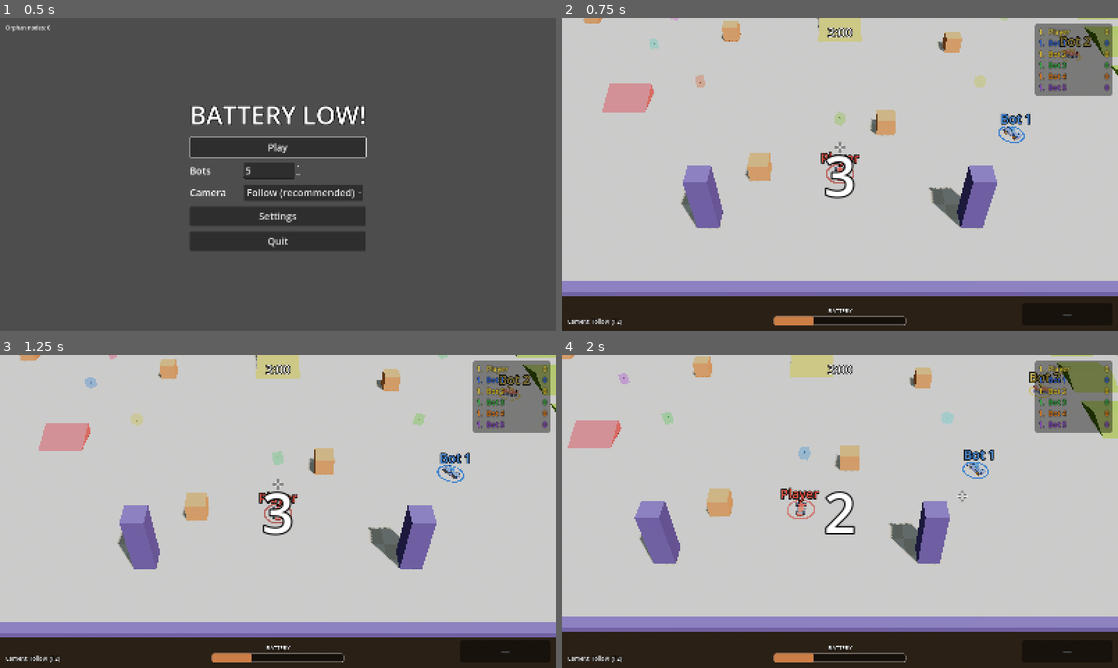
Above: before the commit, frames 1-4 (two rows, left to right).
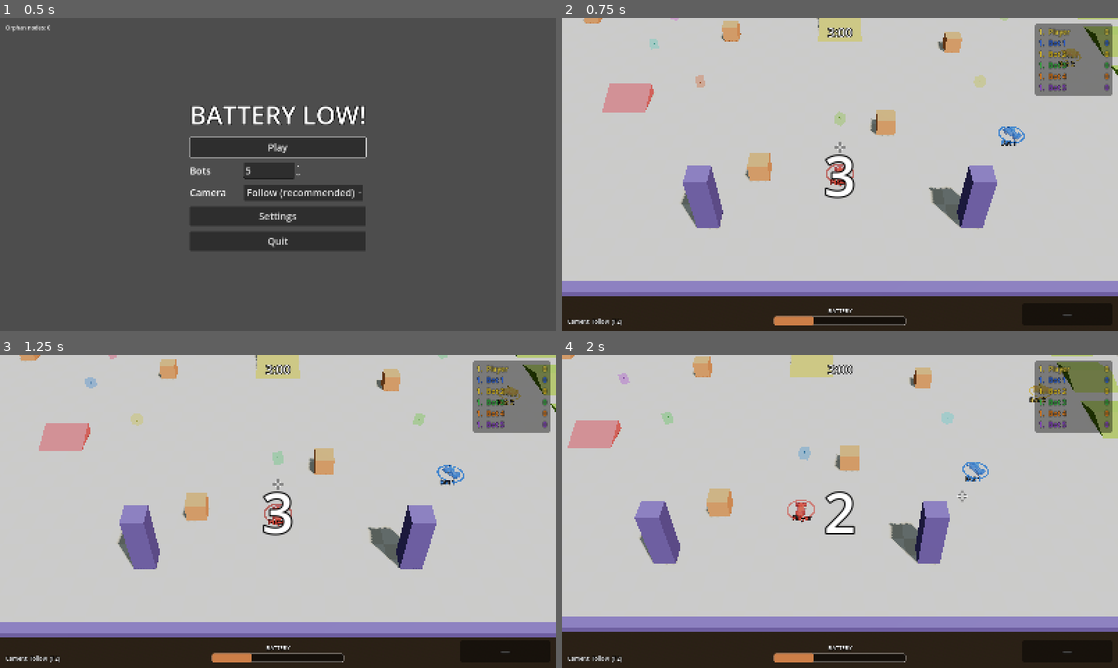
Above: after the commit, the same moments.

Repository: ddomnik/battery-low-rc
Game: Godot game, scene res://main/main.tscn
Two runs of this game, one before a commit and one after it. Both use one fixed random seed, a clock stepped at 60 frames per second and the inputs below.
Inputs (mouse positions are in pixels of both pictures, inside the frame that each line leads up to):
- Up to frame 1 (0.5 s): no input
- Up to frame 2 (0.75 s): click "Play" at 0.5 s
- Up to frame 3 (1.25 s): no input
- Up to frame 4 (2 s): tap Enter at 1.25 s; move the mouse to (962, 495) at 1.27 s; hold D (move_right) from 1.28 s (still down); hold Shift (boost) from 1.28 s (still down); click (962, 495) at 1.42 s

Frame 1 is identical in both runs. In frame 2, 0.6% of the frame differs, in the area x 46-96%, y 5-54%; in frame 3, 0.6%; in frame 4, 0.8%, in the area x 39-90%, y 5-54%.

Commit message:
hidden shader

Diff:
--- a/arena/arena_builder.gd
+++ b/arena/arena_builder.gd
@@ -2,16 +2,19 @@
 ## Static helpers that build blockout geometry in code. All bodies: layer WORLD, mask 0.
 
 const ROUGHNESS := 0.8
+const CUTOUT_SHADER: Shader = preload("res://arena/shaders/cutout.gdshader")
 
-static var _materials: Dictionary = {}   # Color → StandardMaterial3D, shared across matches
+static var _materials: Dictionary = {}   # Color → ShaderMaterial, shared across matches
 
-## One cached material per color.
-static func material(color: Color) -> StandardMaterial3D:
-	var m: StandardMaterial3D = _materials.get(color)
+## One cached material per color. Uses the occlusion-cutout shader, so these objects open up when they stand
+## between the camera and the local car (§10.1). The floor uses its own checker material and is never cut.
+static func material(color: Color) -> ShaderMaterial:
+	var m: ShaderMaterial = _materials.get(color)
 	if m == null:
-		m = StandardMaterial3D.new()
-		m.albedo_color = color
-		m.roughness = ROUGHNESS
+		m = ShaderMaterial.new()
+		m.shader = CUTOUT_SHADER
+		m.set_shader_parameter("albedo", color)
+		m.set_shader_parameter("roughness", ROUGHNESS)
 		_materials[color] = m
 	return m
 
--- /dev/null
+++ b/arena/shaders/cutout.gdshader
@@ -0,0 +1,39 @@
+shader_type spatial;
+// Arena material with an occlusion cutout (§10.1): fragments between the camera and the local car, within
+// cutout_radius of the camera→car line, are thinned out with a 4×4 Bayer dither (screen-door transparency).
+// cutout_strength = share of fragments removed in the center (0.7 → 70 % transparent); it fades toward the edge.
+// CameraRig only raises cutout_strength while the car is actually hidden.
+// Only geometry above the bottom of the car is cut, so the ground the car drives on never gets a hole.
+// focus_car_pos / cutout_radius are global shader parameters, set every frame by CameraRig.
+
+uniform vec3 albedo : source_color = vec3(1.0);
+uniform float roughness = 0.8;
+global uniform vec3 focus_car_pos;
+global uniform float cutout_radius;
+global uniform float cutout_strength;
+const float CAR_BOTTOM = 0.3;   // below the car origin (body bottom at rest ≈ 0.25)
+
+float bayer4(vec2 p) {
+	int x = int(mod(p.x, 4.0));
+	int y = int(mod(p.y, 4.0));
+	float m[16] = float[16](0.0, 8.0, 2.0, 10.0, 12.0, 4.0, 14.0, 6.0, 3.0, 11.0, 1.0, 9.0, 15.0, 7.0, 13.0, 5.0);
+	return (m[y * 4 + x] + 0.5) / 16.0;
+}
+
+void fragment() {
+	if (cutout_radius > 0.0 && cutout_strength > 0.0) {
+		vec3 world_frag = (INV_VIEW_MATRIX * vec4(VERTEX, 1.0)).xyz;
+		vec3 cam = INV_VIEW_MATRIX[3].xyz;
+		vec3 to_car = focus_car_pos - cam;
+		float t = dot(world_frag - cam, to_car) / dot(to_car, to_car);   // 0 = camera, 1 = car
+		float d = distance(world_frag, cam + to_car * clamp(t, 0.0, 1.0));
+		if (t < 0.97 && d < cutout_radius && world_frag.y > focus_car_pos.y - CAR_BOTTOM) {
+			float removed = cutout_strength * (1.0 - smoothstep(cutout_radius * 0.7, cutout_radius, d));
+			if (bayer4(FRAGCOORD.xy) < removed) {
+				discard;
+			}
+		}
+	}
+	ALBEDO = albedo;
+	ROUGHNESS = roughness;
+}
--- a/autoload/game.gd
+++ b/autoload/game.gd
@@ -16,6 +16,7 @@
 var _main: Main = null
 
 func _ready() -> void:
+	_register_shader_globals()
 	audio = AudioDirector.new()
 	audio.name = "Audio"
 	add_child(audio)
@@ -52,6 +53,13 @@
 	tw.tween_interval(TOAST_TIME)
 	tw.tween_property(label, "modulate:a", 0.0, TOAST_FADE)
 	tw.tween_callback(layer.queue_free)
+
+## Global shader parameters for the occlusion cutout (§10.1). Registered in code (not project.godot) before any
+## arena material compiles; CameraRig updates them every frame.
+func _register_shader_globals() -> void:
+	RenderingServer.global_shader_parameter_add(&"focus_car_pos", RenderingServer.GLOBAL_VAR_TYPE_VEC3, Vector3.ZERO)
+	RenderingServer.global_shader_parameter_add(&"cutout_radius", RenderingServer.GLOBAL_VAR_TYPE_FLOAT, 0.0)
+	RenderingServer.global_shader_parameter_add(&"cutout_strength", RenderingServer.GLOBAL_VAR_TYPE_FLOAT, 0.0)
 
 func _apply_window_mode() -> void:
 	if DisplayServer.get_name() == "headless":
--- a/camera/camera_rig.gd
+++ b/camera/camera_rig.gd
@@ -25,6 +25,9 @@
 @export var shake_decay: float = 1.6
 @export var shake_max_offset: float = 0.6
 @export var shake_noise_speed: float = 60.0
+@export var cutout_radius: float = 3.5        # occlusion cutout around the camera→car line (m); 0 = off
+@export var cutout_transparency: float = 0.7  # how see-through the cut area gets (0..1)
+@export var cutout_fade_speed: float = 8.0    # 1/s; fade in / out when the car gets hidden / visible
 
 var target: Car = null
 var aim_point: Vector3 = Vector3.ZERO # written by PlayerInput
@@ -39,6 +42,8 @@
 var _trauma: float = 0.0
 var _noise: FastNoiseLite = FastNoiseLite.new()
 var _time: float = 0.0
+var _car_hidden: bool = false
+var _cutout_amount: float = 0.0       # 0..1, faded toward _car_hidden
 
 static func mode_label(m: Mode) -> String:
 	return "Follow" if m == Mode.FOLLOW else "Classic (fixed)"
@@ -84,6 +89,24 @@
 		_yaw = _goal_yaw
 		rotation.y = _yaw
 
+func _exit_tree() -> void:
+	RenderingServer.global_shader_parameter_set(&"cutout_strength", 0.0)   # no match → nothing is cut
+
+## Is the car hidden behind world geometry? Rays from the camera to the car's center, nose and tail
+## (physics queries belong in physics ticks; _process fades the cutout from the result).
+func _physics_process(_delta: float) -> void:
+	_car_hidden = false
+	if target == null or not is_instance_valid(target) or camera == null:
+		return
+	var space := get_world_3d().direct_space_state
+	var from := camera.global_position
+	var xf := target.global_transform
+	for local: Vector3 in [Vector3(0.0, 0.4, 0.0), Vector3(0.0, 0.2, -0.9), Vector3(0.0, 0.2, 0.9)]:
+		var hit := space.intersect_ray(PhysicsRayQueryParameters3D.create(from, xf * local, Layers.WORLD))
+		if not hit.is_empty():
+			_car_hidden = true
+			return
+
 func add_trauma(amount: float) -> void:
 	_trauma = clampf(_trauma + amount, 0.0, 1.0)
 
@@ -112,6 +135,10 @@
 	var y := lerpf(_focus.y, goal.y, 1.0 - exp(-height_sharpness * delta))
 	_focus = Vector3(xz.x, y, xz.y)
 	global_position = _focus + _aim_lookahead
+	_cutout_amount = move_toward(_cutout_amount, 1.0 if _car_hidden else 0.0, delta * cutout_fade_speed)
+	RenderingServer.global_shader_parameter_set(&"focus_car_pos", car_pos)
+	RenderingServer.global_shader_parameter_set(&"cutout_radius", cutout_radius)
+	RenderingServer.global_shader_parameter_set(&"cutout_strength", cutout_transparency * _cutout_amount)
 
 	_time += delta
 	_trauma = maxf(_trauma - shake_decay * delta, 0.0)
--- a/car/car_visual.gd
+++ b/car/car_visual.gd
@@ -9,55 +9,57 @@
 ## Bots cycle through these so cars are easy to tell apart (all have exactly four wheel nodes).
 const BOT_MODELS: Array[String] = ["race-future", "sedan-sports", "hatchback-sports", "police", "race"]
 
-const STEER_VISUAL_ANGLE := 0.5        # front-wheel turn (rad) at full steer
+const STEER_VISUAL_ANGLE := 0.5 # front-wheel turn (rad) at full steer
 const STEER_SHARPNESS := 12.0
 const RING_INNER := 1.25
 const RING_OUTER := 1.45
 const RING_FLATTEN := 0.05
-const RING_LIFT := 0.03                # above the ground at rest
+const RING_LIFT := 0.03 # above the ground at rest
 const LOCAL_RING_LIGHTEN := 0.3
 const LOCAL_PULSE_SPEED := 3.0
 const LOCAL_PULSE_DEPTH := 0.2
-const LABEL_HEIGHT := 1.6
+const LABEL_HEIGHT := -1.8
 const LABEL_FONT_SIZE := 32
 const LABEL_OUTLINE_SIZE := 10
-const LABEL_PIXEL_SIZE := 0.0008       # fixed_size labels: world units per pixel at 1 m from the camera
+const LABEL_PIXEL_SIZE := 0.0004 # fixed_size labels: world units per pixel at 1 m from the camera
 const TURRET_BASE_RADIUS := 0.22
 const TURRET_BASE_HEIGHT := 0.15
 const BARREL_SIZE := Vector3(0.12, 0.12, 0.6)
 const TURRET_SHARPNESS := 12.0
-const DEFAULT_ROOF_Y := 0.25           # turret height when no model is loaded (chassis box top)
+const DEFAULT_ROOF_Y := 0.25 # turret height when no model is loaded (chassis box top)
 const SMOKE_COLOR := Color(0.9, 0.9, 0.9, 0.55)
 const SMOKE_SIZE := 0.7
-const SMOKE_LIFT := 0.1               # above the ground under the rear wheels
+const SMOKE_LIFT := 0.1 # above the ground under the rear wheels
 const EXHAUST_SHADER: Shader = preload("res://car/exhaust.gdshader")
-const FLAME_COLOR := Color(0.55, 0.8, 1.0)          # blue sparks streaming out of the exhaust
+const XRAY_SHADER: Shader = preload("res://car/xray.gdshader")
+const XRAY_ALPHA := 0.55
+const FLAME_COLOR := Color(0.55, 0.8, 1.0) # blue sparks streaming out of the exhaust
 const FLAME_FADE_COLOR := Color(0.15, 0.3, 1.0, 0.0)
 const FLAME_SIZE := 0.3
-const FLAME_OFFSET := Vector3(0.0, -0.15, 1.05)   # rear center, car-local
-const EXHAUST_OUTER := Vector2(0.24, 1.4)         # cone base radius, length
+const FLAME_OFFSET := Vector3(0.0, -0.15, 1.05) # rear center, car-local
+const EXHAUST_OUTER := Vector2(0.24, 1.4) # cone base radius, length
 const EXHAUST_OUTER_COLOR := Color(0.25, 0.5, 1.0)
 const EXHAUST_CORE := Vector2(0.11, 0.8)
 const EXHAUST_CORE_COLOR := Color(0.7, 0.9, 1.0)
-const EXHAUST_FADE_SPEED := 10.0                  # cone grows / shrinks this fast (per second) when boost starts / stops
+const EXHAUST_FADE_SPEED := 10.0 # cone grows / shrinks this fast (per second) when boost starts / stops
 const EXHAUST_FLICKER_SPEED := 37.0
 const EXHAUST_FLICKER := 0.15
 const SHADOW_SIZE := Vector3(1.6, 12.0, 2.4)
-const ENGINE_PITCH_IDLE := 0.8        # engine pitch at standstill …
-const ENGINE_PITCH_TOP := 1.6         # … and at boost top speed
-const AIR_PITCH_EXTRA := 0.25         # the airborne motor revs a bit higher on top
-const ENGINE_DB_LOCAL := -6.0         # your car
-const ENGINE_DB_OTHER := -15.0        # everyone else (ten engines at once get loud)
-const ENGINE_FADE := 8.0              # 1/s; ground ↔ air engine cross-fade
+const ENGINE_PITCH_IDLE := 0.8 # engine pitch at standstill …
+const ENGINE_PITCH_TOP := 1.6 # … and at boost top speed
+const AIR_PITCH_EXTRA := 0.25 # the airborne motor revs a bit higher on top
+const ENGINE_DB_LOCAL := -6.0 # your car
+const ENGINE_DB_OTHER := -15.0 # everyone else (ten engines at once get loud)
+const ENGINE_FADE := 8.0 # 1/s; ground ↔ air engine cross-fade
 const BOOST_DB := -4.0
 const DRIFT_DB := -8.0
-const SOUND_UNIT_SIZE := 30.0         # the camera listens from ~50 m away
+const SOUND_UNIT_SIZE := 30.0 # the camera listens from ~50 m away
 const SILENT_DB := -60.0
-const SHADOW_TOP := 2.0                # the decal box spans 2 m above to 10 m below the car
+const SHADOW_TOP := 2.0 # the decal box spans 2 m above to 10 m below the car
 const SHADOW_ALPHA := 0.55
 const SHADOW_TEXTURE_SIZE := 64
 
-@export var model_yaw_deg: float = 180.0   # glTF models face +Z, our forward is −Z
+@export var model_yaw_deg: float = 180.0 # glTF models face +Z, our forward is −Z
 @export var visual_length: float = 2.0
 
 var car: Car = null
@@ -76,11 +78,12 @@
 var _pivot_base: Array[Vector3] = []
 var _wheel_spin_sign: float = 1.0
 var _visual_wheel_radius: float = 0.3
-var _rest_spring: float = 0.0          # rest length minus sag
+var _rest_spring: float = 0.0 # rest length minus sag
 var _ring_mat: StandardMaterial3D = null
 var _base_color: Color = Color.WHITE
 var _is_local: bool = false
 var _shadow: Decal = null
+var _label: Label3D = null
 var _smoke: Array[GPUParticles3D] = []
 var _flame: GPUParticles3D = null
 var _exhaust: Node3D = null
@@ -90,7 +93,7 @@
 var _engine_air: AudioStreamPlayer3D = null
 var _boost_sound: AudioStreamPlayer3D = null
 var _drift_sound: AudioStreamPlayer3D = null
-var _air_mix: float = 0.0             # 0 = ground engine, 1 = airborne engine
+var _air_mix: float = 0.0 # 0 = ground engine, 1 = airborne engine
 var _engine_db: float = ENGINE_DB_OTHER
 var _time: float = 0.0
 
@@ -152,6 +155,8 @@
 	if _flame != null and _flame.emitting != car.is_boosting:
 		_flame.emitting = car.is_boosting
 	_update_exhaust(delta)
+	if _label != null:
+		_label.visible = Settings.show_name_labels
 	_update_sounds(delta)
 	if _is_local and _ring_mat != null:
 		var c := _base_color.lightened(LOCAL_RING_LIGHTEN)
@@ -172,9 +177,13 @@
 		push_warning("CarVisual: model has no meshes")
 		return DEFAULT_ROOF_Y
 	var aabb := _in_model(meshes[0]) * meshes[0].get_aabb()
+	var xray := ShaderMaterial.new()   # silhouette in the player color where the car is hidden (§10.1)
+	xray.shader = XRAY_SHADER
+	xray.set_shader_parameter("color", Color(_base_color, XRAY_ALPHA))
 	for mi in meshes:
 		aabb = aabb.merge(_in_model(mi) * mi.get_aabb())
 		mi.layers = Layers.RENDER_CARS
+		mi.material_overlay = xray
 
 	var rot := Basis(Vector3.UP, deg_to_rad(model_yaw_deg))
 	var rotated := Transform3D(rot, Vector3.ZERO) * aabb
@@ -299,6 +308,7 @@
 
 func _build_label() -> void:
 	var label := Label3D.new()
+	_label = label
 	label.name = "NameLabel"
 	label.text = car.display_name if car != null else ""
 	label.billboard = BaseMaterial3D.BILLBOARD_ENABLED
@@ -338,7 +348,7 @@
 # --- Particles: drift smoke at the rear wheels, boost flame at the rear --------------------------
 
 func _build_particles(tuning: CarTuning, ground_y: float) -> void:
-	for i: int in [2, 3]:   # rear-left, rear-right
+	for i: int in [2, 3]: # rear-left, rear-right
 		var m: Vector3 = tuning.wheel_mounts[i]
 		var smoke_ramp := Gradient.new()
 		smoke_ramp.set_color(0, SMOKE_COLOR)
@@ -349,7 +359,7 @@
 		pm.spread = 40.0
 		pm.initial_velocity_min = 0.4
 		pm.initial_velocity_max = 1.2
-		pm.gravity = Vector3(0.0, 0.6, 0.0)   # drifts upward
+		pm.gravity = Vector3(0.0, 0.6, 0.0) # drifts upward
 		pm.scale_min = 0.6
 		pm.scale_max = 1.2
 		smoke.amount = 32
@@ -361,7 +371,7 @@
 	flame_ramp.set_color(1, FLAME_FADE_COLOR)
 	_flame = _particles("BoostFlame", FLAME_OFFSET, FLAME_SIZE, flame_ramp, true)
 	var fm := _flame.process_material as ParticleProcessMaterial
-	fm.direction = Vector3.BACK          # out of the rear (+Z car-local)
+	fm.direction = Vector3.BACK # out of the rear (+Z car-local)
 	fm.spread = 10.0
 	fm.initial_velocity_min = 3.0
 	fm.initial_velocity_max = 6.0
@@ -384,7 +394,7 @@
 
 func _add_cone(size: Vector2, color: Color) -> void:
 	var cone := CylinderMesh.new()
-	cone.top_radius = 0.0          # tip, ends up pointing out of the rear
+	cone.top_radius = 0.0 # tip, ends up pointing out of the rear
 	cone.bottom_radius = size.x
 	cone.height = size.y
 	cone.cap_top = false
@@ -399,8 +409,8 @@
 	var mi := MeshInstance3D.new()
 	mi.mesh = cone
 	mi.material_override = mat
-	mi.rotation.x = PI * 0.5       # mesh +Y (tip) → car +Z (backwards)
-	mi.position.z = size.y * 0.5   # base at the nozzle
+	mi.rotation.x = PI * 0.5 # mesh +Y (tip) → car +Z (backwards)
+	mi.position.z = size.y * 0.5 # base at the nozzle
 	mi.layers = Layers.RENDER_CARS
 	mi.cast_shadow = GeometryInstance3D.SHADOW_CASTING_SETTING_OFF
 	_exhaust.add_child(mi)
--- /dev/null
+++ b/car/xray.gdshader
@@ -0,0 +1,22 @@
+shader_type spatial;
+// X-ray silhouette (§10.1): an overlay pass on car meshes that draws a flat player-colored silhouette only where
+// the car is hidden behind other geometry. Visible parts are discarded by comparing this fragment's view depth
+// with the scene depth; the margin ignores the car's own parts covering each other.
+
+render_mode unshaded, depth_test_disabled, depth_draw_never, cull_back, shadows_disabled;
+
+uniform sampler2D depth_texture : hint_depth_texture, filter_nearest;
+uniform vec4 color : source_color = vec4(1.0, 1.0, 1.0, 0.55);
+uniform float margin = 2.2;   // m; larger than the car, so self-occlusion never shows
+
+void fragment() {
+	float depth = texture(depth_texture, SCREEN_UV).r;
+	vec4 scene_view = INV_PROJECTION_MATRIX * vec4(SCREEN_UV * 2.0 - 1.0, depth, 1.0);
+	float scene_dist = -scene_view.z / scene_view.w;
+	float my_dist = -VERTEX.z;
+	if (my_dist - scene_dist < margin) {
+		discard;
+	}
+	ALBEDO = color.rgb;
+	ALPHA = color.a;
+}
Not shown, added: arena/shaders/cutout.gdshader.uid
Not shown, added: car/xray.gdshader.uid
